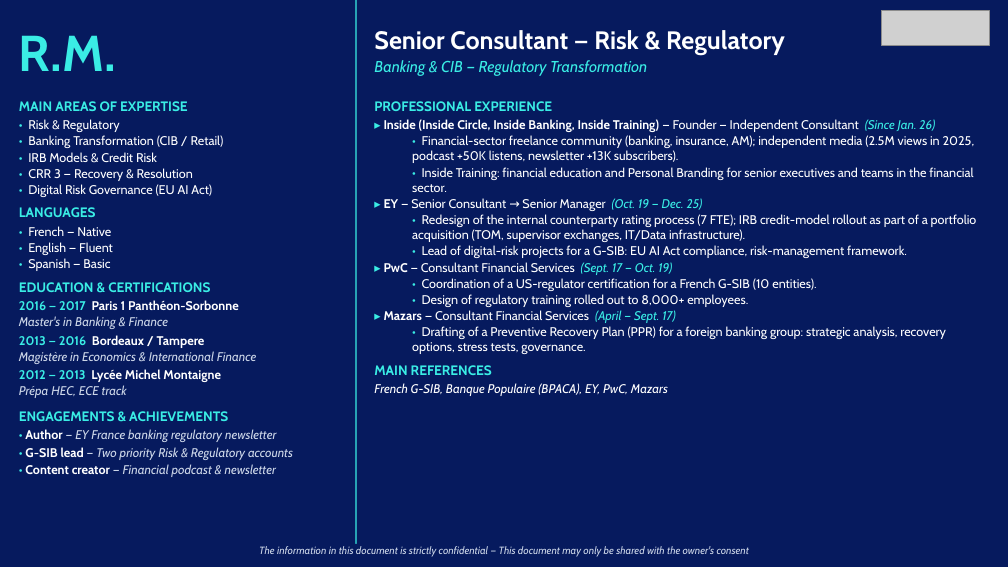
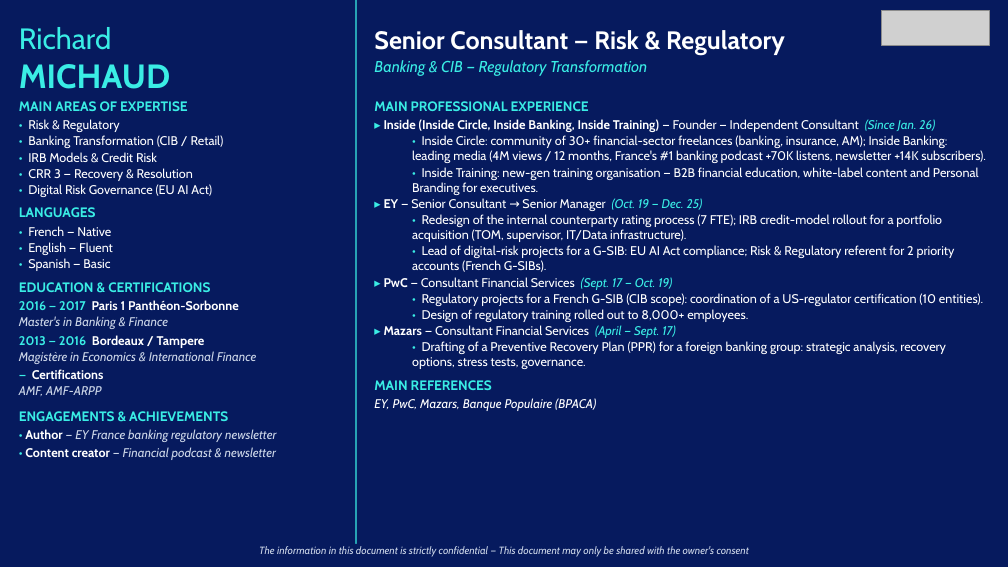
Before and after one commit to insidebankingfrance-rgb/G-n-rateur-de-CV, a slide deck: slide 2 of outputs/R.M._risk_regulatory.pptx. Drawn at 1008x567 pixels with LibreOffice and Linux fonts; fonts in the diff are those of the drawing; grey boxes stand for pictures. Boxes give left, top, right and bottom in pixels: in the first picture for what was removed or moved away, otherwise in the second. Text is boxed around its words. In the diff, an @@ line names an element or a change of style, - is before the commit and + after.

```diff
--- a/outputs/R.M._risk_regulatory.pptx
+++ b/outputs/R.M._risk_regulatory.pptx
@@ text at [19,27,170,89]: text changed; size 48 to 28 pt; bold off @@
-R.M.
+Richard
+MICHAUD
@@ text at [374,101,589,111]: text changed @@
-PROFESSIONAL EXPERIENCE
+MAIN PROFESSIONAL EXPERIENCE
@@ text at [412,135,986,195]: text changed @@
-  • Financial-sector freelance community (banking, insurance, AM); independent media (2.5M views in 2025, podcast +50K listens, newsletter +13K subscribers).
-  • Inside Training: financial education and Personal Branding for senior executives and teams in the financial sector.
+  • Inside Circle: community of 30+ financial-sector freelances (banking, insurance, AM); Inside Banking: leading media (4M views / 12 months, France's #1 banking podcast +70K listens, newsletter +14K subscribers).
+  • Inside Training: new-gen training organisation — B2B financial education, white-label content and Personal Branding for executives.
@@ text at [412,214,955,272]: text changed @@
-  • Redesign of the internal counterparty rating process (7 FTE); IRB credit-model rollout as part of a portfolio acquisition (TOM, supervisor exchanges, IT/Data infrastructure).
-  • Lead of digital-risk projects for a G-SIB: EU AI Act compliance, risk-management framework.
+  • Redesign of the internal counterparty rating process (7 FTE); IRB credit-model rollout for a portfolio acquisition (TOM, supervisor, IT/Data infrastructure).
+  • Lead of digital-risk projects for a G-SIB: EU AI Act compliance; Risk & Regulatory referent for 2 priority accounts (French G-SIBs).
@@ text at [422,293,983,306]: text changed @@
-  • Coordination of a US-regulator certification for a French G-SIB (10 entities).
+  • Regulatory projects for a French G-SIB (CIB scope): coordination of a US-regulator certification (10 entities).
@@ text at [19,369,103,396]: text changed @@
-2012 — 2013 Lycée Michel Montaigne
-Prépa HEC, ECE track
+— Certifications
+AMF, AMF-ARPP
@@ text at [374,398,596,411]: text changed @@
-French G-SIB, Banque Populaire (BPACA), EY, PwC, Mazars
+EY, PwC, Mazars, Banque Populaire (BPACA)
@@ text at [25,447,293,460]: paragraph removed @@
-• G-SIB lead — Two priority Risk & Regulatory accounts
```
Also in this commit, not shown: 1 other slide changed, 33 other files.
